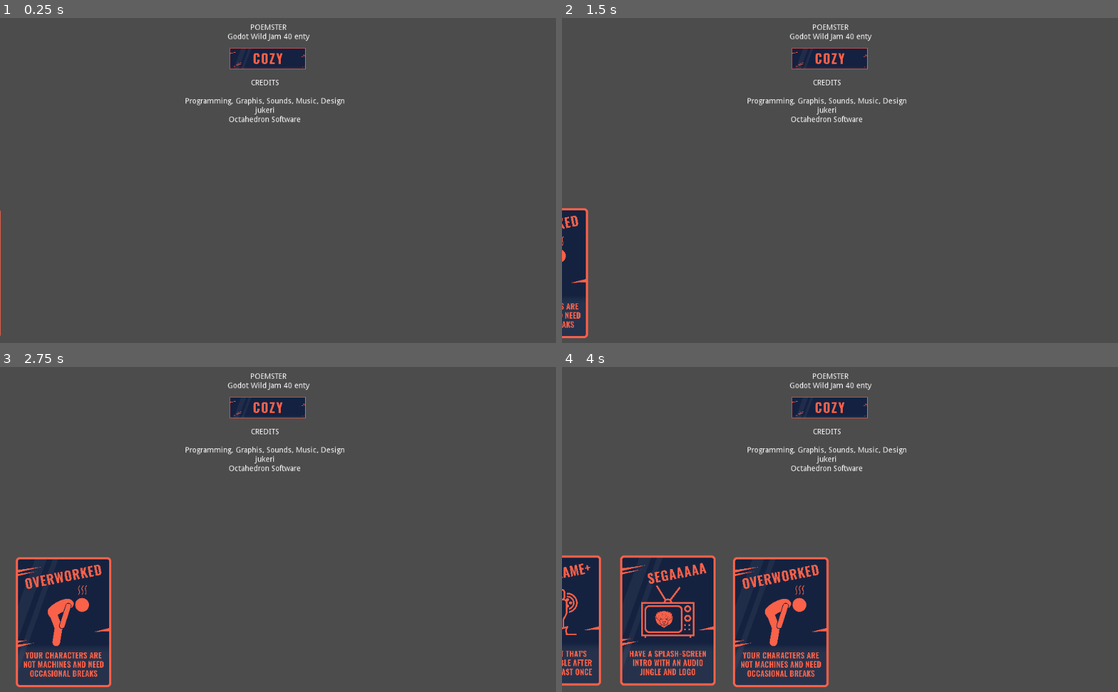
Above: before the commit, frames 1-4 (two rows, left to right).
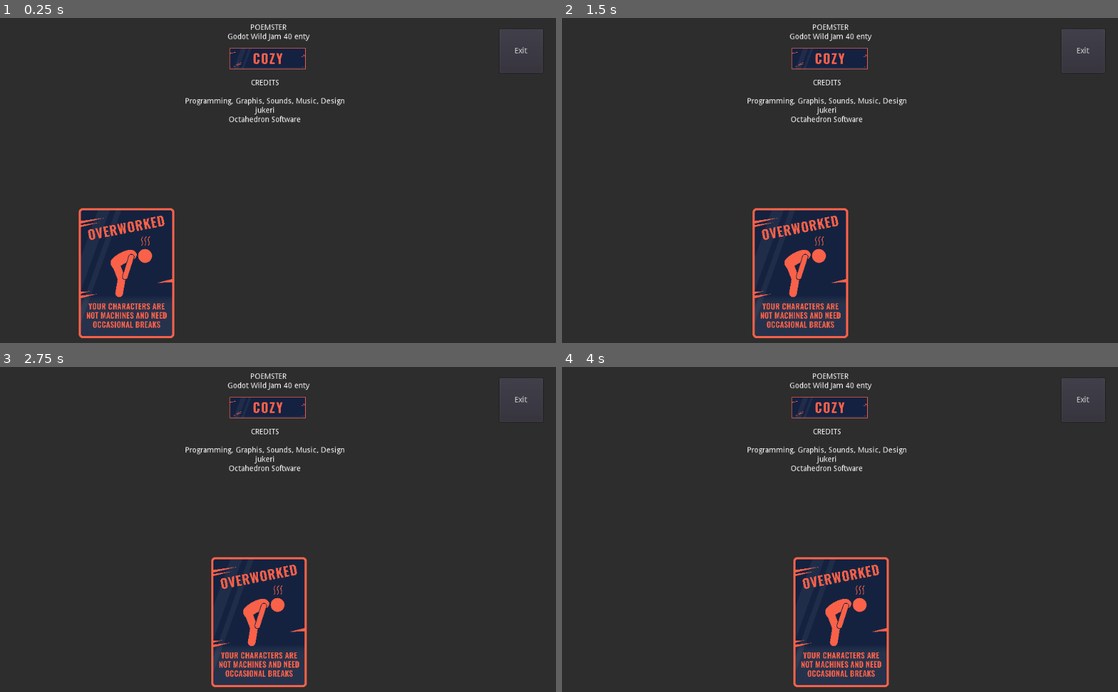
Above: after the commit, the same moments.

Repository: Johuotar/Poemster
Game: Godot game, scene res://Scenes/Credits.tscn
Same seed, same stepped clock (60 frames per second), same inputs: the game is played once before the commit and once after it. This scene is started directly instead of the project's main scene. The engine's default icon, where the game draws it, is replaced by a stand-in: a white triangle on a blue panel in a dark square.
Inputs:
- Up to frame 1 (0.25 s): no input
- Up to frame 2 (1.5 s): no input
- Up to frame 3 (2.75 s): no input
- Up to frame 4 (4 s): no input

The runs differ from the first frame. In frame 1, 97% of the frame differs, in the area x 0-100%, y 0-100%; in frame 2, 97%; in frame 3, 97%; in frame 4, 95%.

Commit message:
improved carousel, exit btn placeholder, background

Diff:
--- a/Scenes/Credits.gd
+++ b/Scenes/Credits.gd
@@ -1,8 +1,9 @@
 extends Control
 
 export (NodePath) onready var carousel = get_node(carousel) as Control
-export (NodePath) onready var cardTimer = get_node(cardTimer) as Timer
 var cards = []
+var active_card
+var card_index = 0
 export (Curve) var cardSpeedCurve
 var moveAmount
 var viewportX = OS.window_size.x
@@ -10,11 +11,24 @@
 func _ready():
 	for card in carousel.get_children():
 		cards.append(card)
+	active_card = cards[card_index]
 
 func _process(delta):
-	moveAmount = cardSpeedCurve.interpolate(cardTimer.time_left/10)
-	for card in cards:
-		if card.rect_position.x > viewportX + 1:
-			card.rect_position.x = card.startXPos # TODO: FIX: cards dont stay in sync and will begin overlapping
-		else:
-			card.rect_position.x += moveAmount
+		moveAmount = abs(viewportX/2 - active_card.rect_position.x - active_card.rect_size.x*active_card.rect_scale.x/2)
+		moveAmount = moveAmount / 20
+		if moveAmount < 5:
+			moveAmount = 0.5
+		if active_card.rect_position.x > viewportX + 1:
+			active_card.rect_position.x = active_card.startXPos
+			 # TODO: FIX: cards dont stay in sync and will begin overlapping
+			if !card_index + 1 == cards.size():
+				card_index += 1
+			else:
+				card_index = 0
+			active_card = cards[card_index]
+		active_card.rect_position.x += moveAmount
+
+
+
+func _on_ExitBtn_pressed():#TODO Exit credits into main menu or straight into gameplay
+	print("Exiting credits not implemented. Enjoy watching them!")
--- a/Scenes/Credits.tscn
+++ b/Scenes/Credits.tscn
@@ -6,6 +6,7 @@
 [ext_resource path="res://Scenes/cardSpeedCurve.tres" type="Curve" id=4]
 [ext_resource path="res://Assets/Godot Wild Jam 40 icons/newGame.png" type="Texture" id=5]
 [ext_resource path="res://Assets/Godot Wild Jam 40 icons/sega.png" type="Texture" id=6]
+[ext_resource path="res://icon.png" type="Texture" id=7]
 
 [node name="Credits" type="Control"]
 anchor_right = 1.0
@@ -17,7 +18,6 @@
 "_edit_use_anchors_": false
 }
 carousel = NodePath("Carousel")
-cardTimer = NodePath("CardTimer")
 cardSpeedCurve = ExtResource( 4 )
 
 [node name="GameTitle" type="Label" parent="."]
@@ -69,19 +69,38 @@
 [node name="ChallengeCard" parent="Carousel" instance=ExtResource( 3 )]
 
 [node name="ChallengeCard2" parent="Carousel" instance=ExtResource( 3 )]
-margin_left = -597.0
-margin_top = 348.0
-margin_right = 284.0
-margin_bottom = 1549.0
+margin_left = -444.0
+margin_right = 437.0
 texture = ExtResource( 5 )
 
 [node name="ChallengeCard3" parent="Carousel" instance=ExtResource( 3 )]
-margin_left = -386.0
-margin_top = 348.0
-margin_right = 495.0
-margin_bottom = 1549.0
+margin_left = -666.0
+margin_right = 215.0
 texture = ExtResource( 6 )
 
-[node name="CardTimer" type="Timer" parent="."]
-wait_time = 10.0
-autostart = true
+[node name="ExitBtn" type="Button" parent="."]
+margin_left = 920.0
+margin_top = 21.0
+margin_right = 1000.0
+margin_bottom = 101.0
+rect_min_size = Vector2( 80, 80 )
+text = "Exit"
+
+[node name="Bg" type="TextureRect" parent="."]
+modulate = Color( 0, 0, 0, 0.403922 )
+show_behind_parent = true
+anchor_right = 1.0
+anchor_bottom = 1.0
+margin_left = -59.0
+margin_top = -162.0
+margin_right = 1141.0
+margin_bottom = 838.0
+rect_min_size = Vector2( 1200, 1000 )
+texture = ExtResource( 7 )
+expand = true
+__meta__ = {
+"_edit_lock_": true,
+"_edit_use_anchors_": false
+}
+
+[connection signal="pressed" from="ExitBtn" to="." method="_on_ExitBtn_pressed"]
--- a/Scenes/cardSpeedCurve.tres
+++ b/Scenes/cardSpeedCurve.tres
@@ -2,4 +2,4 @@
 
 [resource]
 max_value = 5.0
-_data = [ Vector2( 0, 0.2 ), 0.0, 0.0, 0, 0, Vector2( 0.502994, 5 ), 0.0, 0.0, 0, 0, Vector2( 1, 0.181818 ), 0.0, 0.0, 0, 0 ]
+_data = [ Vector2( 0, 0.318182 ), 0.0, 0.0, 0, 0, Vector2( 0.509494, 1.45455 ), 0.0, 0.0, 0, 0, Vector2( 1, 0.363636 ), 0.0, 0.0, 0, 0 ]
Not shown: 1 places in Scenes/Credits.tscn that only renumber resources
